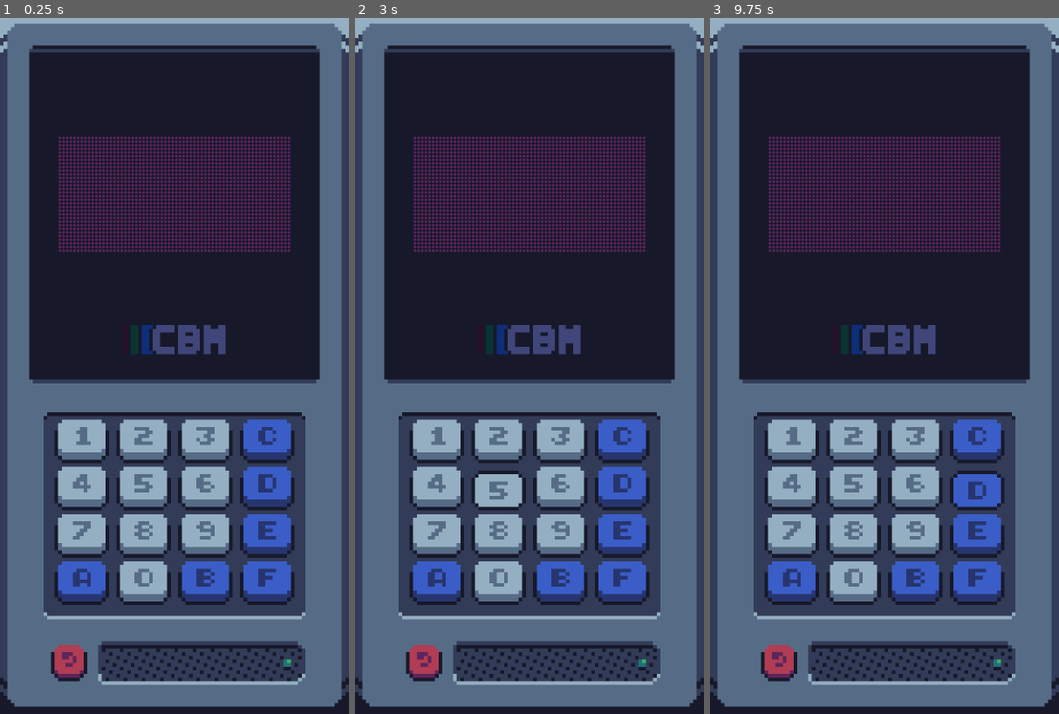
Above: before the commit, frames 1-3 (left to right).
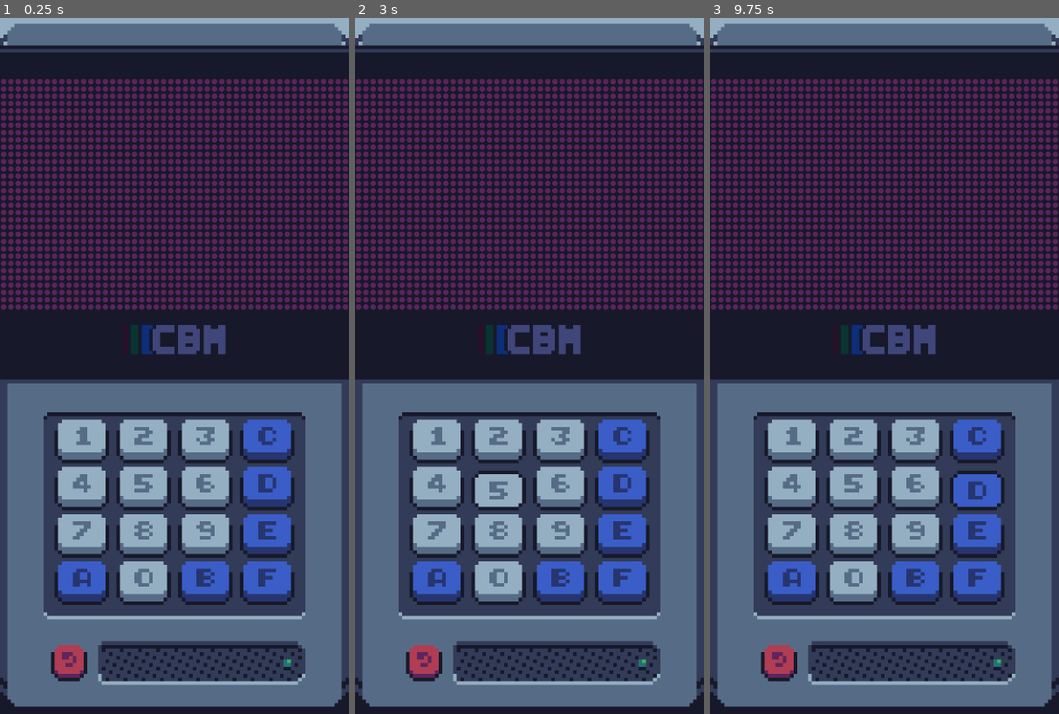
Above: after the commit, the same moments.

Repository: CatMeowByte/chip_byte_micro
Game: Godot game, scene res://source/scenes/main.tscn
Two runs of this game, one before a commit and one after it. Both use one fixed random seed, a clock stepped at 60 frames per second and the inputs below.
Inputs (mouse positions are in pixels of both pictures, inside the frame that each line leads up to):
- Up to frame 1 (0.25 s): no input
- Up to frame 2 (3 s): tap Enter at 0.5 s; move the mouse to (606, 331) at 0.52 s; click (606, 331) at 0.67 s; tap Backspace (Reset) at 1.25, 2, 2.75 s; move the mouse to (459, 400) at 1.27 s; click (459, 400) at 1.42 s; move the mouse to (564, 212) at 2.02 s; click (564, 212) at 2.17 s; move the mouse to (512, 505) at 2.77 s; click (512, 505) at 2.92 s
- Up to frame 3 (9.75 s): tap Backspace (Reset) at 3.5, 4.15, 4.25 s; move the mouse to (989, 470) at 3.52 s; click (989, 470) at 3.67 s; move the mouse to (779, 261) at 4.27 s; click (779, 261) at 4.42 s; move the mouse to (901, 366) at 5.02 s; click (901, 366) at 5.17 s; move the mouse to (832, 192) at 5.77 s; click (832, 192) at 5.92 s; move the mouse to (961, 331) at 6.52 s; click (961, 331) at 6.67 s; move the mouse to (814, 400) at 7.27 s; click (814, 400) at 7.42 s; move the mouse to (919, 212) at 8.02 s; click (919, 212) at 8.17 s; move the mouse to (867, 505) at 8.77 s; click (867, 505) at 8.92 s; move the mouse to (989, 470) at 9.52 s; click (989, 470) at 9.67 s

The runs differ from the first frame. In frame 1, 22% of the frame differs, in the area x 0-100%, y 3-53%; in frame 2, 22%; in frame 3, 22%.

Commit message:
partial CHIP-48

Diff:
--- a/source/scenes/main.tscn
+++ b/source/scenes/main.tscn
@@ -21,7 +21,7 @@
 [sub_resource type="Environment" id="Environment_7iyis"]
 background_mode = 3
 glow_enabled = true
-glow_intensity = 0.5
+glow_intensity = 0.35
 glow_hdr_scale = 0.0
 
 [sub_resource type="AudioStreamGenerator" id="AudioStreamGenerator_rvs5q"]
--- a/source/scenes/side_top.tscn
+++ b/source/scenes/side_top.tscn
@@ -15,8 +15,6 @@
 
 [sub_resource type="ShaderMaterial" id="ShaderMaterial_7iyis"]
 shader = ExtResource("2_rp4ql")
-shader_parameter/texture_width = 64
-shader_parameter/texture_height = 32
 shader_parameter/circle_radius = 0.75
 shader_parameter/circle_shape = 0.0
 shader_parameter/color_on = Color(0.992172, 0.796277, 0.45481, 1)
--- a/source/scripts/core.gd
+++ b/source/scripts/core.gd
@@ -1,10 +1,6 @@
 extends Node
 class_name CBMCore
 
-const VIDEO: Dictionary[String, int] = {
-	WIDTH = 64,
-	HEIGHT = 32,
-}
 const FONT: Array[int] = [
 	0xE0, 0xA0, 0xA0, 0xA0, 0xE0, # 0
 	0xC0, 0x40, 0x40, 0x40, 0xE0, # 1
@@ -24,6 +20,16 @@
 	0xE0, 0x80, 0xE0, 0x80, 0x80  # F
 ]
 
+var video: Dictionary[String, int] = {
+	width = 64,
+	height = 32,
+}
+var flags: Dictionary[String, bool] = {
+	is_halting = false,
+	is_awaiting_key = false,
+	is_hires = false,
+}
+
 var memory: PackedByteArray # 4096 byte
 var buffer: PackedByteArray # should be 256 byte but 2048 for convenience
 var register: PackedByteArray # 16 byte
@@ -37,8 +43,10 @@
 
 
 func init() -> void:
+	set_hires(false)
+
 	memory.resize(4096)
-	buffer.resize(VIDEO.WIDTH * VIDEO.HEIGHT)
+	buffer.resize(128 * 64)
 	register.resize(16)
 	stack.resize(16)
 
@@ -91,24 +99,25 @@
 	var y: int = (opcode & 0x00F0) >> 4
 	var z: int = (opcode & 0x000F)
 
-	match opcode & 0xF000:
-		0x0000: result = Opcode0.execute(self, opcode)
-		0x1000: result = Opcode1.execute(self, opcode)
-		0x2000: result = Opcode2.execute(self, opcode)
-		0x3000: result = Opcode3.execute(self, opcode)
-		0x4000: result = Opcode4.execute(self, opcode)
-		0x5000: result = Opcode5.execute(self, opcode)
-		0x6000: result = Opcode6.execute(self, opcode)
-		0x7000: result = Opcode7.execute(self, opcode)
-		0x8000: result = Opcode8.execute(self, opcode)
-		0x9000: result = Opcode9.execute(self, opcode)
-		0xA000: result = OpcodeA.execute(self, opcode)
-		0xB000: result = OpcodeB.execute(self, opcode)
-		0xC000: result = OpcodeC.execute(self, opcode)
-		0xD000: result = OpcodeD.execute(self, opcode)
-		0xE000: result = OpcodeE.execute(self, opcode)
-		0xF000: result = OpcodeF.execute(self, opcode)
-		_: result.valid = false
+	if opcode: # For 0x0000 NOP
+		match opcode & 0xF000:
+			0x0000: result = Opcode0.execute(self, opcode)
+			0x1000: result = Opcode1.execute(self, opcode)
+			0x2000: result = Opcode2.execute(self, opcode)
+			0x3000: result = Opcode3.execute(self, opcode)
+			0x4000: result = Opcode4.execute(self, opcode)
+			0x5000: result = Opcode5.execute(self, opcode)
+			0x6000: result = Opcode6.execute(self, opcode)
+			0x7000: result = Opcode7.execute(self, opcode)
+			0x8000: result = Opcode8.execute(self, opcode)
+			0x9000: result = Opcode9.execute(self, opcode)
+			0xA000: result = OpcodeA.execute(self, opcode)
+			0xB000: result = OpcodeB.execute(self, opcode)
+			0xC000: result = OpcodeC.execute(self, opcode)
+			0xD000: result = OpcodeD.execute(self, opcode)
+			0xE000: result = OpcodeE.execute(self, opcode)
+			0xF000: result = OpcodeF.execute(self, opcode)
+			_: result.valid = false
 
 	if not result.get("valid", true): printerr("OPCODE INVALID: 0x%04X" % opcode)
 	if result.get("increment", true): counter += 2 # 2 byte opcode size
@@ -118,3 +127,10 @@
 func state_update() -> void:
 	delay = maxi(0 , delay - 1)
 	sound = maxi(0 , sound - 1)
+	flags.is_halting = false
+
+
+func set_hires(enable: bool = false) -> void:
+	flags.is_hires = enable
+	video.width = 128 if flags.is_hires else 64
+	video.height = 64 if flags.is_hires else 32
--- a/source/scripts/main.gd
+++ b/source/scripts/main.gd
@@ -11,10 +11,10 @@
 
 
 func _process(_delta: float) -> void:
-	for i in range(256):
+	for i in range(128):
 		Core.execute()
 	Core.state_update()
-	Display.flip(Core.buffer)
+	Display.flip(Core.buffer, Core.flags.is_hires)
 	Audio.tone_emit(float(Core.sound > 0) * 0.5, 523.25)
 	BeeperSprite.frame = int(Core.sound > 0)
 
--- a/source/scripts/opcodes/0.gd
+++ b/source/scripts/opcodes/0.gd
@@ -7,20 +7,62 @@
 	var is_increment: bool = true
 	var is_opcode: bool = true
 
-	match opcode & 0xFF:
-		# Null
-		0x00:
-			pass
+	var y: int = (opcode & 0x00F0) >> 4
+	var z: int = (opcode & 0x000F)
 
-		# Clear
-		0xE0:
-			core.buffer.fill(0)
+	match y:
+		# Shift down
+		0xC:
+			for i: int in range(core.video.width * core.video.height - 1, -1, -1):
+				core.buffer[i] = core.buffer[i - z * core.video.width] if i >= z * core.video.width else 0
 
-		# Return
-		0xEE:
-			if core.stack.size():
-				core.counter = core.stack[-1]
-				core.stack.remove_at(core.stack.size() - 1)
+		0xE:
+			match z:
+				# Clear
+				0x0:
+					core.buffer.fill(0)
+
+				# Return
+				0xE:
+					if core.stack.size():
+						core.counter = core.stack[-1]
+						core.stack.remove_at(core.stack.size() - 1)
+
+				_: is_opcode = false
+
+		0xF:
+			match z:
+				# Shift right
+				0xB:
+					for py: int in core.video.height:
+						for px: int in range(core.video.width - 1, -1, -1):
+							var i: int = py * core.video.width + px
+							core.buffer[i] = core.buffer[i- 4] if px >= 4 else 0
+
+				# Shift left
+				0xC:
+					for py: int in core.video.height:
+						for px: int in range(core.video.width):
+							var i: int = py * core.video.width + px
+							core.buffer[i] = core.buffer[i + 4] if px <= core.video.width - 4 - 1 else 0
+
+				# Exit
+				0xD:
+					var reset_event = InputEventAction.new()
+					reset_event.action = "Reset"
+					reset_event.pressed = false
+					Input.parse_input_event(reset_event)
+					print("0x00FD EXECUTED, EXPECTED BEHAVIOR UNVERIFIED!")
+
+				# Small mode
+				0xE:
+					core.set_hires(false)
+
+				# Big mode
+				0xF:
+					core.set_hires(true)
+
+				_: is_opcode = false
 
 		_: is_opcode = false
 
--- a/source/scripts/opcodes/D.gd
+++ b/source/scripts/opcodes/D.gd
@@ -13,14 +13,22 @@
 
 	core.register[0xF] = 0 # Reset carry collision
 
-	for row: int in range(z):
-		var byte: int = core.memory[core.pointer + row] # 1 byte width
-		for i: int in range(8):
-			var bit: int = (byte >> (7 - i)) & 1
+	var draw_16: bool = not z
+	var sprite_w: int = 16 if draw_16 else 8
+	var sprite_h: int = 16 if draw_16 else z
+
+	for row: int in range(sprite_h):
+		var offset: int = row * (2 if draw_16 else 1) # 2 bytes per row in 16
+		var byte_hi: int = core.memory[core.pointer + offset]
+		var byte_lo: int = core.memory[core.pointer + offset + 1] if draw_16 else 0
+
+		for i: int in range(sprite_w):
+			var src: int = byte_hi if i < 8 else byte_lo
+			var bit: int = (src >> (7 - (i & 7))) & 1
 			# Pixel position with edge wrap
-			var draw_x = (core.register[x] + i) % core.VIDEO.WIDTH
-			var draw_y = ( core.register[y] + row) % core.VIDEO.HEIGHT
-			var pos = draw_y * core.VIDEO.WIDTH + draw_x
+			var draw_x = (core.register[x] + i) % core.video.width
+			var draw_y = ( core.register[y] + row) % core.video.height
+			var pos = draw_y * core.video.width + draw_x
 
 			# Carry collision
 			if core.buffer[pos] and bit: core.register[0xF] = 1
--- a/source/scripts/opcodes/F.gd
+++ b/source/scripts/opcodes/F.gd
@@ -18,11 +18,16 @@
 		0x0A:
 			is_increment = false
 
-			for key in range(16):
-				if Input.is_action_just_released("%X" % key):
-					core.register[x] = key
-					is_increment = true
-					break
+			if core.flags.is_awaiting_key and not core.flags.is_halting:
+				core.flags.is_awaiting_key = false
+				for key in range(16):
+					if Input.is_action_just_released("%X" % key):
+						core.register[x] = key
+						is_increment = true
+						break
+			else:
+				core.flags.is_halting = true
+				core.flags.is_awaiting_key = true
 
 		# Set delay
 		0x15:
--- a/source/scripts/video.gd
+++ b/source/scripts/video.gd
@@ -1,31 +1,52 @@
 extends TextureRect
 class_name TextureDisplay
 
-@export var width: int = 64
-@export var height: int = 32
 @export_custom(PROPERTY_HINT_RANGE, "0.0,1.0,0.05,suffix:exp") var fade_modifier: float = 0.8
 
 var _dat: PackedByteArray
 var _img: Image
 var _tex: ImageTexture
+var _is_hires: bool = false
 
 
 func _ready() -> void:
-	_img = Image.create_empty(width, height, false, Image.FORMAT_L8)
+	_img = Image.create_empty(128, 64, false, Image.FORMAT_L8)
 	_tex = ImageTexture.create_from_image(_img)
 	set_texture(_tex)
 
+
 func _process(_delta: float) -> void:
-	var l8: PackedByteArray = _dat.duplicate()
-	for i: int in l8.size():
-		var val: int = _img.get_data()[i] * fade_modifier
-		val = max(val, 0)
+	var l8: PackedByteArray = _img.get_data()
+	var out: PackedByteArray = l8.duplicate()
 
-		l8[i] = 255 if l8[i] else val
+	if _is_hires:
+		material.set("shader_parameter/texture_width", 128)
+		material.set("shader_parameter/texture_height", 64)
+		for i: int in _dat.size():
+			var val: int = l8[i] * fade_modifier
+			val = max(val, 0)
+			out[i] = 255 if _dat[i] else val
+	else:
+		material.set("shader_parameter/texture_width", 64)
+		material.set("shader_parameter/texture_height", 32)
+		# lowres: draw 64x32 onto 128x64
+		for y: int in 32:
+			for x: int in 64:
+				var src_i: int = y * 64 + x
+				var v: int = _dat[src_i]
+				for dy: int in 2:
+					for dx: int in 2:
+						var dst_x: int = x * 2 + dx
+						var dst_y: int = y * 2 + dy
+						var dst_i: int = dst_y * 128 + dst_x
+						var val: int = l8[dst_i] * fade_modifier
+						val = max(val, 0)
+						out[dst_i] = 255 if v else val
 
-	_img.set_data(width, height, false, Image.FORMAT_L8, l8)
+	_img.set_data(128, 64, false, Image.FORMAT_L8, out)
 	_tex.update(_img)
 
 
-func flip(data: PackedByteArray) -> void:
+func flip(data: PackedByteArray, hires: bool = false) -> void:
 	_dat = data.duplicate()
+	_is_hires = hires
--- a/source/shaders/dot_matrix_display.gdshader
+++ b/source/shaders/dot_matrix_display.gdshader
@@ -1,7 +1,7 @@
 shader_type canvas_item;
 
-uniform int texture_width = 64;
-uniform int texture_height = 32;
+uniform int texture_width = 128;
+uniform int texture_height = 64;
 uniform float circle_radius : hint_range(0.0, 2.0, 0.0625) = 0.5;
 uniform float circle_shape : hint_range(0.0, 1.0, 0.0625) = 0.5;
 
